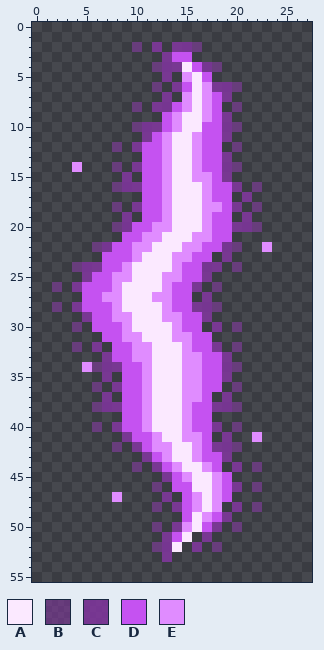
Pixel-art file, stored at Assets/Textures/Backgrounds/StaticObjects/fate_rift_tear.aseprite. Above: the version before the commit.
28x56 pixels, 1 frame.
Palette (. is transparent): A #fbe9ff  B #80359d96  C #80359ddc  D #c552f1  E #e08cff
The same view after the edit:
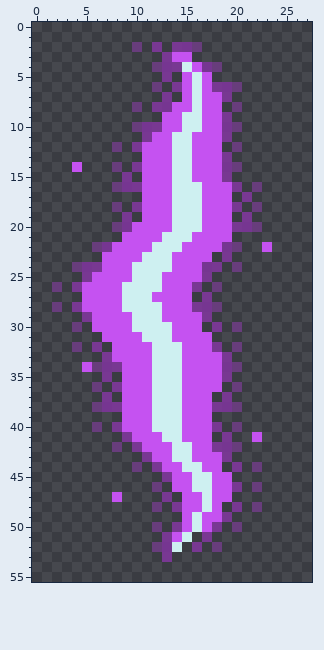
Difference:
colour A: #fbe9ff -> #cef0f1
y 5: x 15 E -> D
y 6: x 17 E -> D
y 7..8: x 15 E -> D; x 17 E -> D
y 9: x 14 E -> D; x 17 E -> D
y 10: x 14 E -> D
y 11..13: x 13 E -> D; x 16 E -> D
y 14: x 4 E -> D; x 13 E -> D; x 16 E -> D
y 15: x 13 E -> D; x 16..17 EE -> DD
y 16..17: x 13 E -> D; x 17 E -> D
y 18: x 13 E -> D; x 17..18 EE -> DD
y 19: x 13 E -> D; x 17 E -> D
y 20: x 12..13 EE -> DD; x 17 E -> D
y 21: x 11..12 EE -> DD; x 16..17 EE -> DD
y 22: x 10..11 EE -> DD; x 15..16 EE -> DD; x 23 E -> D
y 23: x 10 E -> D; x 14..15 EE -> DD
y 24: x 9 E -> D; x 14 E -> D
y 25: x 8..9 EE -> DD; x 13..14 EE -> DD
y 26: x 8 E -> D; x 13 E -> D
y 27: x 7..8 EE -> DD; x 12..13 EE -> DD
y 28: x 8 E -> D; x 13 E -> D
y 29: x 8..9 EE -> DD; x 13..14 EE -> DD
y 30: x 9 E -> D; x 14 E -> D
y 31: x 9..10 EE -> DD; x 14..15 EE -> DD
y 32: x 10..11 EE -> DD; x 15 E -> D
y 33: x 10..11 EE -> DD; x 15..16 EE -> DD
y 34: x 5 E -> D; x 11 E -> D; x 15..16 EE -> DD
y 35..37: x 11 E -> D; x 15..16 EE -> DD
y 38..40: x 11 E -> D; x 15 E -> D
y 41: x 12 E -> D; x 15..16 EE -> DD; x 22 E -> D
y 42: x 12..13 EE -> DD; x 16 E -> D
y 43: x 13 E -> D; x 16 E -> D
y 44: x 14 E -> D; x 17 E -> D
y 45: x 15 E -> D; x 18 E -> D
y 46: x 18 E -> D
y 47: x 8 E -> D; x 16 E -> D; x 18 E -> D
y 48: x 16 E -> D; x 18 E -> D
y 49: x 17 E -> D
y 50: x 15 E -> D
Changed places in both pictures, as pixel boxes (x1, y1, x2, y2):
changed: (102, 62, 272, 552)
changed: (72, 162, 82, 172)
changed: (82, 362, 92, 372)
